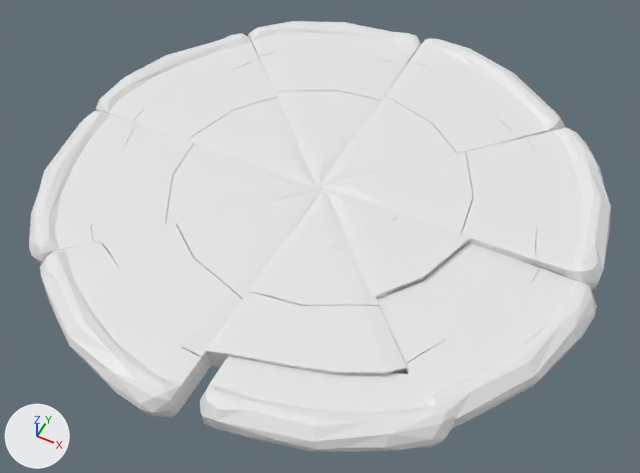
A saved change to the FBX model BlendingJam2019Game/Assets/_Custom assets/Models/pizza3/Pizza_low.fbx.
Rendered twice from a 50 mm camera at (1.12, -2.27, 2.68) aimed at (0.03, -0.1, -0.03). Arrows for +X, +Y and +Z are at lower left; the lights stay in place. Where no turn or scale is listed for an object, it has been applied to the vertices.
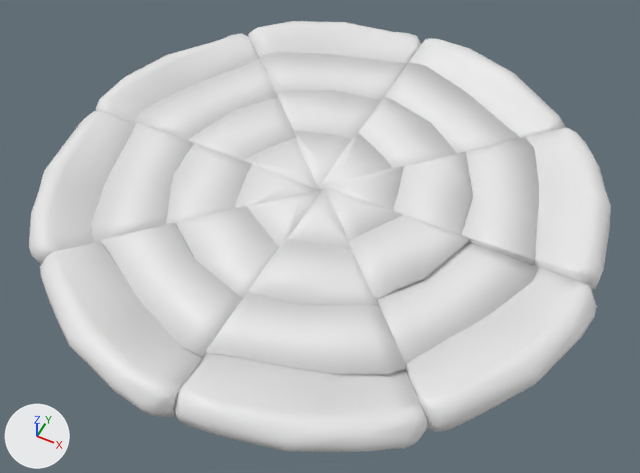
The change, as a list of edits to the scene's bpy script:
```text
Change me_group58818_084:
    where me_group58818_084.from_pydata(...)  # 23 vertices, 31 faces; spans x -0.227..0.014, y -0.365..0.006, z 0.001..0.12
    me_group58818_084 part 19: edges marked sharp go from 48 to 0
Change me_group58818_082:
    where me_group58818_082.from_pydata(...)  # 30 vertices, 36 faces; spans x 0.223..0.64, y -0.431..0.012, z 0.005..0.126
    me_group58818_082 part 4: edges marked sharp go from 57 to 0
Change me_group58818_064:
    where me_group58818_064.from_pydata(...)  # 94 vertices, 159 faces; spans x -1.137..-0.637, y -0.798..0.008, z -0.017..0.136
    me_group58818_064 part 6: edges marked sharp go from 222 to 0
Change me_group58818_050:
    where me_group58818_050.from_pydata(...)  # 94 vertices, 159 faces; spans x -0.363..0.443, y -0.077..0.075, z -0.327..0.172
    used by ob_pizza_low_004; location = (0.404, -0.91, 0.071); rotation_euler = (1.571, 0.0, 0.014), in degrees (90, 0, 0.8)
    me_group58818_050 part 2: edges marked sharp go from 222 to 0
Change me_group58818_080:
    where me_group58818_080.from_pydata(...)  # 30 vertices, 36 faces; spans x -0.013..0.431, y 0.224..0.641, z 0.004..0.125
    me_group58818_080 part 7: edges marked sharp go from 57 to 0
Change me_group58818_062:
    where me_group58818_062.from_pydata(...)  # 94 vertices, 159 faces; spans x -0.781..0.002, y -1.167..-0.627, z -0.016..0.141
    me_group58818_062 part 10: edges marked sharp go from 222 to 0
Change me_group58818_068:
    where me_group58818_068.from_pydata(...)  # 32 vertices, 39 faces; spans x -0.652..0.0, y 0.437..0.893, z 0.0..0.122
    me_group58818_068 part 22: edges marked sharp go from 59 to 0
Change me_group58818_087:
    where me_group58818_087.from_pydata(...)  # 23 vertices, 31 faces; spans x -0.267..-0.001, y -0.015..0.321, z 0.001..0.121
    me_group58818_087 part 21: edges marked sharp go from 48 to 0
Change me_group58818_048:
    where me_group58818_048.from_pydata(...)  # 32 vertices, 39 faces; spans x 0.427..0.92, y -0.631..0.005, z 0.004..0.121
    me_group58818_048 part 9: edges marked sharp go from 59 to 0
Change me_group58818_088:
    where me_group58818_088.from_pydata(...)  # 23 vertices, 31 faces; spans x -0.016..0.226, y -0.006..0.364, z 0.002..0.123
    me_group58818_088 part 16: edges marked sharp go from 48 to 0
Change me_group58818_077:
    where me_group58818_077.from_pydata(...)  # 30 vertices, 36 faces; spans x -0.61..-0.235, y -0.459..0.002, z -0.002..0.118
    me_group58818_077 part 17: edges marked sharp go from 57 to 0
Change me_group58818_089:
    where me_group58818_089.from_pydata(...)  # 23 vertices, 31 faces; spans x -0.015..0.321, y 0.0..0.266, z 0.002..0.124
    me_group58818_089 part 3: edges marked sharp go from 48 to 0
Change me_group58818_067:
    where me_group58818_067.from_pydata(...)  # 32 vertices, 39 faces; spans x -0.921..-0.428, y -0.005..0.63, z -0.004..0.117
    me_group58818_067 part 13: edges marked sharp go from 59 to 0
Change me_group58818_076:
    where me_group58818_076.from_pydata(...)  # 30 vertices, 36 faces; spans x -0.431..0.012, y -0.641..-0.224, z 0.0..0.119
    me_group58818_076 part 1: edges marked sharp go from 57 to 0
Change me_group58818_081:
    where me_group58818_081.from_pydata(...)  # 30 vertices, 36 faces; spans x 0.234..0.61, y -0.002..0.458, z 0.006..0.127
    me_group58818_081 part 5: edges marked sharp go from 57 to 0
Change me_group58818_052:
    where me_group58818_052.from_pydata(...)  # 94 vertices, 159 faces; spans x 0.626..1.167, y -0.78..0.002, z -0.007..0.146
    me_group58818_052 part 14: edges marked sharp go from 222 to 0
Change me_group58818_061:
    where me_group58818_061.from_pydata(...)  # 32 vertices, 39 faces; spans x -0.001..0.649, y -0.893..-0.437, z 0.004..0.126
    me_group58818_061 part 15: edges marked sharp go from 59 to 0
Change me_group58818_065:
    where me_group58818_065.from_pydata(...)  # 32 vertices, 39 faces; spans x -0.894..-0.437, y -0.651..0.001, z -0.004..0.115
    me_group58818_065 part 8: edges marked sharp go from 59 to 0
Change me_group58818_063:
    where me_group58818_063.from_pydata(...)  # 32 vertices, 39 faces; spans x -0.631..0.005, y -0.92..-0.427, z 0.0..0.119
    me_group58818_063 part 12: edges marked sharp go from 59 to 0
Change me_group58818_072:
    where me_group58818_072.from_pydata(...)  # 32 vertices, 39 faces; spans x -0.006..0.629, y 0.427..0.919, z 0.005..0.128
    me_group58818_072 part 20: edges marked sharp go from 59 to 0
Change me_group58818_085:
    where me_group58818_085.from_pydata(...)  # 23 vertices, 31 faces; spans x -0.322..0.013, y -0.267..0.0, z 0.0..0.12
    me_group58818_085 part 18: edges marked sharp go from 48 to 0
Change me_group58818_073:
    where me_group58818_073.from_pydata(...)  # 32 vertices, 39 faces; spans x 0.437..0.892, y -0.001..0.65, z 0.009..0.13
    me_group58818_073 part 11: edges marked sharp go from 59 to 0
Change ob_pizza_low_004:
    ob_pizza_low_004.location: (0.404, -0.91, 0.071) -> (0.326, -0.948, 0.071)
    ob_pizza_low_004.rotation_euler: (1.571, 0.0, 0.014) -> (1.571, 0.0, -0.00471)  # degrees (90, 0, 0.8) -> degrees (90, 0, -0.3)
```

What differs and where, as boxes (x1, y1, x2, y2) in the pictures (640 x 473 px):
'Pizza_low.004', shading changed, moved, turned
    before: (200, 356, 454, 452)
    after: (175, 352, 428, 452)
part 1 of me_group58818_076, shading changed
    both: (176, 206, 279, 299)
part 3 of me_group58818_089, shading changed
    both: (321, 166, 404, 210)
part 4 of me_group58818_082, shading changed
    both: (349, 215, 470, 299)
part 5 of me_group58818_081, shading changed
    both: (393, 152, 473, 235)
part 6 of me_group58818_064, shading changed
    both: (29, 111, 137, 265)
part 7 of me_group58818_080, shading changed
    both: (358, 96, 456, 168)
part 8 of me_group58818_065, shading changed
    both: (91, 123, 194, 242)
part 9 of me_group58818_048, shading changed
    both: (377, 243, 539, 364)
part 10 of me_group58818_062, shading changed
    both: (40, 241, 202, 417)
part 11 of me_group58818_073, shading changed
    both: (461, 138, 539, 265)
part 12 of me_group58818_063, shading changed
    both: (101, 222, 242, 357)
part 13 of me_group58818_067, shading changed
    both: (133, 59, 278, 140)
part 14 of me_group58818_052, shading changed
    both: (405, 268, 597, 428)
part 15 of me_group58818_061, shading changed
    both: (206, 292, 407, 374)
part 16 of me_group58818_088, shading changed
    both: (320, 133, 393, 189)
part 17 of me_group58818_077, shading changed
    both: (166, 143, 252, 224)
part 18 of me_group58818_085, shading changed
    both: (235, 164, 320, 208)
part 19 of me_group58818_084, shading changed
    both: (246, 190, 322, 247)
part 20 of me_group58818_072, shading changed
    both: (385, 62, 520, 153)
part 21 of me_group58818_087, shading changed
    both: (294, 131, 353, 190)
part 22 of me_group58818_068, shading changed
    both: (259, 52, 406, 101)
